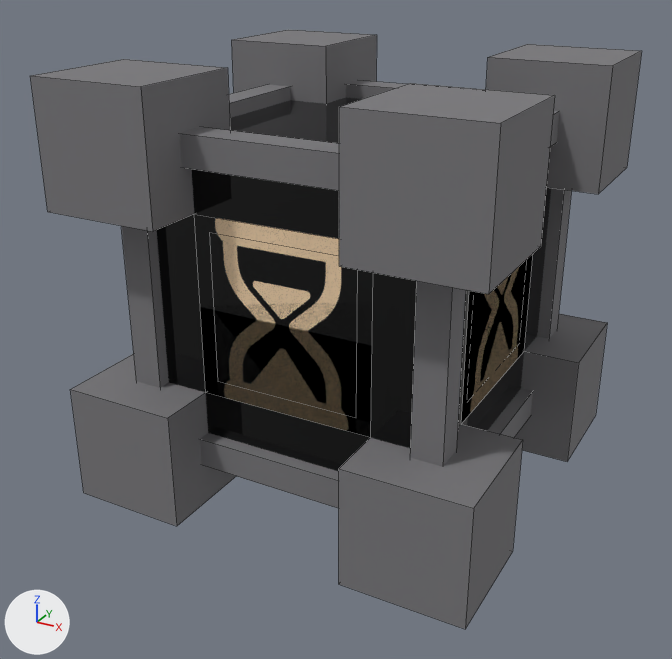
The OBJ model public/models/BonusTime.obj, before and after one commit.
Rendered twice from a 50 mm lens placed at (2.74, -5.32, 2.21), pointed at (-0.07, -0.21, -0.35). The axes (+X, +Y, +Z) are drawn at lower left. The lights are the same throughout. Mesh edges are drawn as thin lines. Where no turn or scale is listed for an object, it has been applied to the vertices.

The first picture shows 'BonusTime'.
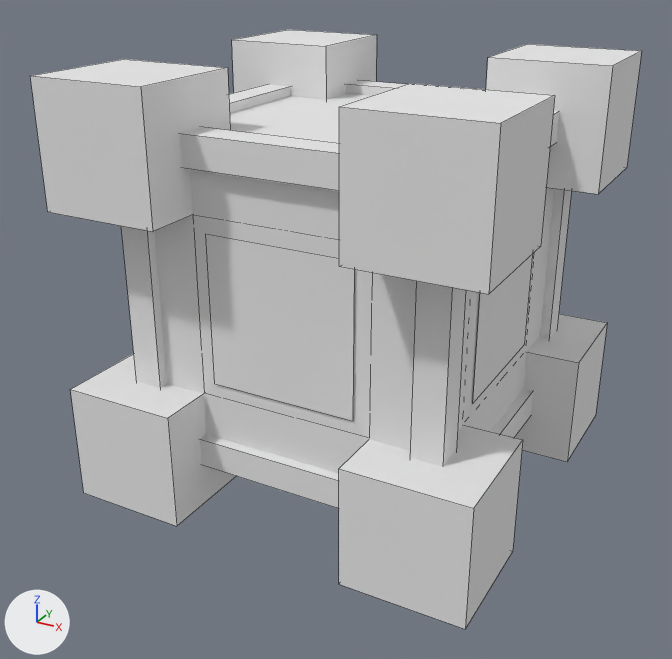
Where the change shows, as pixel boxes [x1, y1, x2, y2] in the pictures (672 x 659 px; the box of a moved part takes in the faces that stretch with it):
part 1 of me_bonustime, moved or reshaped (not visible afterwards): before [461, 254, 533, 424]
part 2 of me_bonustime, moved or reshaped (not visible afterwards): before [194, 214, 373, 437]
part 3 of me_bonustime, added: after [154, 93, 554, 473]
part 4 of me_bonustime, added: after [473, 254, 533, 403]
part 5 of me_bonustime, added: after [206, 234, 355, 421]
part 6 of me_bonustime, moved or reshaped (not visible afterwards): before [230, 97, 361, 144]
part 7 of me_bonustime, recoloured: [30, 30, 642, 629] in both
part 8 of me_bonustime, recoloured (black): before [458, 187, 551, 431]
part 9 of me_bonustime, recoloured (black): before [157, 169, 417, 471]

What changed in the scene script:
```text
Add mat_null:
    mat_null = principled_material('(null)')
    mat_null.base_color = (0.8, 0.8, 0.8)  # white #e7e7e7
    mat_null.roughness = 1.0
Add mat_material_006:
    mat_material_006 = principled_material('Material.006')
    mat_material_006.base_color = (0.8, 0.8, 0.8)  # white #e7e7e7
    mat_material_006.roughness = 1.0
Add mat_material:
    mat_material = principled_material('Material')
    mat_material.base_color = (0.8, 0.8, 0.8)  # white #e7e7e7
    mat_material.roughness = 1.0
Change me_bonustime:
    used by ob_bonustime; location = (0.0, 0.0, 0.0)
    remove me_bonustime.from_pydata(...)  # 224 vertices, 144 faces; spans x -1.4..1.4, y -1.4..1.4, z -1.4..1.4
    remove me_bonustime.materials.append(mat_clock_022)
    remove me_bonustime.materials.append(mat_clock_023)
    remove me_bonustime.materials.append(mat_clock_024)
    remove me_bonustime.materials.append(mat_clock_025)
    remove me_bonustime.materials.append(mat_material_010)  # black #000000
    remove me_bonustime.materials.append(mat_material_005)  # black #000000
    add me_bonustime.from_pydata(...)  # 248 vertices, 154 faces; spans x -1.4..1.4, y -1.4..1.4, z -1.4..1.4
    me_bonustime part 1: the loose piece of 4 vertices spanning x 1.01, y -0.6..0.6, z -0.6..0.6 is moved by (0.01, 0.0, 0.0), in mat_null (white #e7e7e7)
    me_bonustime part 2: the loose piece of 4 vertices spanning x -0.6..0.6, y -1.01, z -0.6..0.6 is moved by (0.0, -0.01, 0.0), in mat_null (white #e7e7e7)
    me_bonustime part 3: a new loose piece, a box spanning x -1.03..1.03, y -1.03..1.03, z -1.03..1.03, in mat_material (white #e7e7e7)
    me_bonustime part 4: the loose piece of 4 vertices spanning x 1.0, y -0.5..0.5, z -0.5..0.5 is copied, and the copy is moved by (0.04, 0.0, 0.0), in mat_material_001 (white #e7e7e7); it spans x 1.04, y -0.5..0.5, z -0.5..0.5
    me_bonustime part 5: the loose piece of 4 vertices spanning x -0.5..0.5, y -1.0, z -0.5..0.5 is copied, and the copy is moved by (0.0, -0.04, 0.0), in mat_material_001 (white #e7e7e7); it spans x -0.5..0.5, y -1.04, z -0.5..0.5
    me_bonustime part 6
    6 faces are deleted
    3 new faces join them, mat_null (white #e7e7e7)
    3 new faces join them, mat_material_006 (white #e7e7e7)
    me_bonustime part 7: 123 faces spanning x -1.4..1.4, y -1.4..1.4, z -1.4..1.4 switch from mat_material_011 (grey #78777a) to mat_material_006 (white #e7e7e7)
    me_bonustime part 8: 1 face spanning x 1.01, y -1.0..1.0, z -1.0..1.0 switches from mat_material_005 (black #000000) to mat_null (white #e7e7e7)
    me_bonustime part 9: 1 face spanning x -1.0..1.0, y -1.01, z -1.0..1.0 switches from mat_material_002 (black #000000) to mat_null (white #e7e7e7)
    remove me_bonustime.materials.append(mat_material_002)  # black #000000
    remove me_bonustime.materials.append(mat_material_003)  # black #000000
    remove me_bonustime.materials.append(mat_material_012)  # picture img_time_png
    add me_bonustime.materials.append(mat_null)  # white #e7e7e7
    add me_bonustime.materials.append(mat_material)  # white #e7e7e7
```
